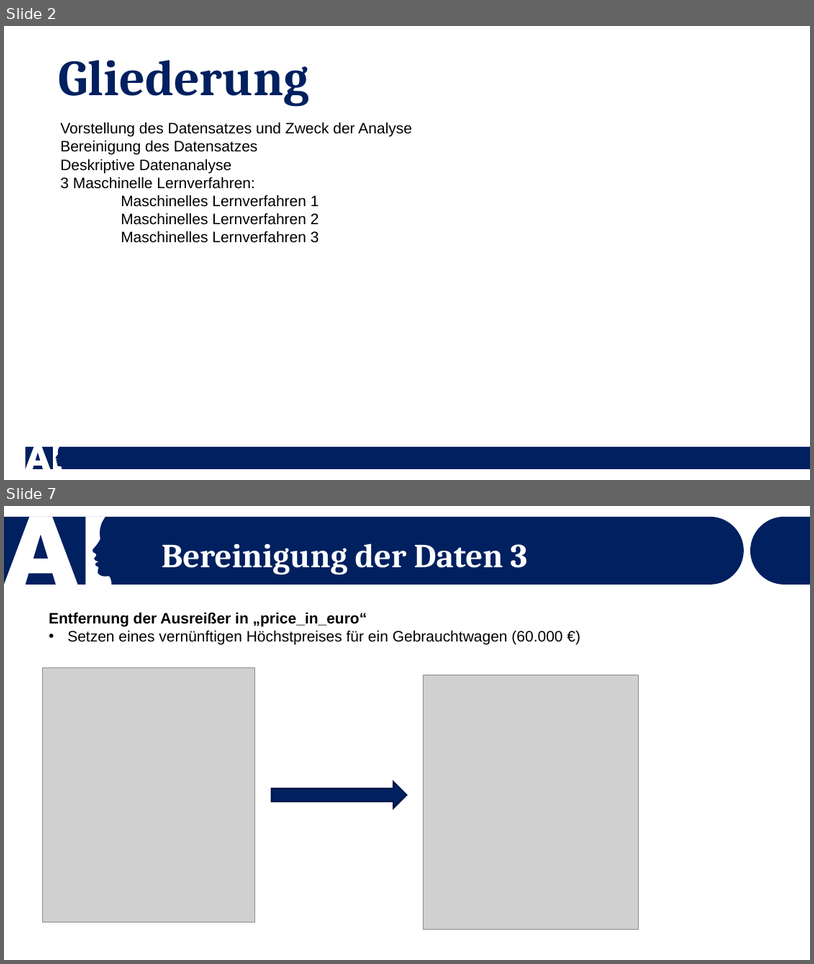
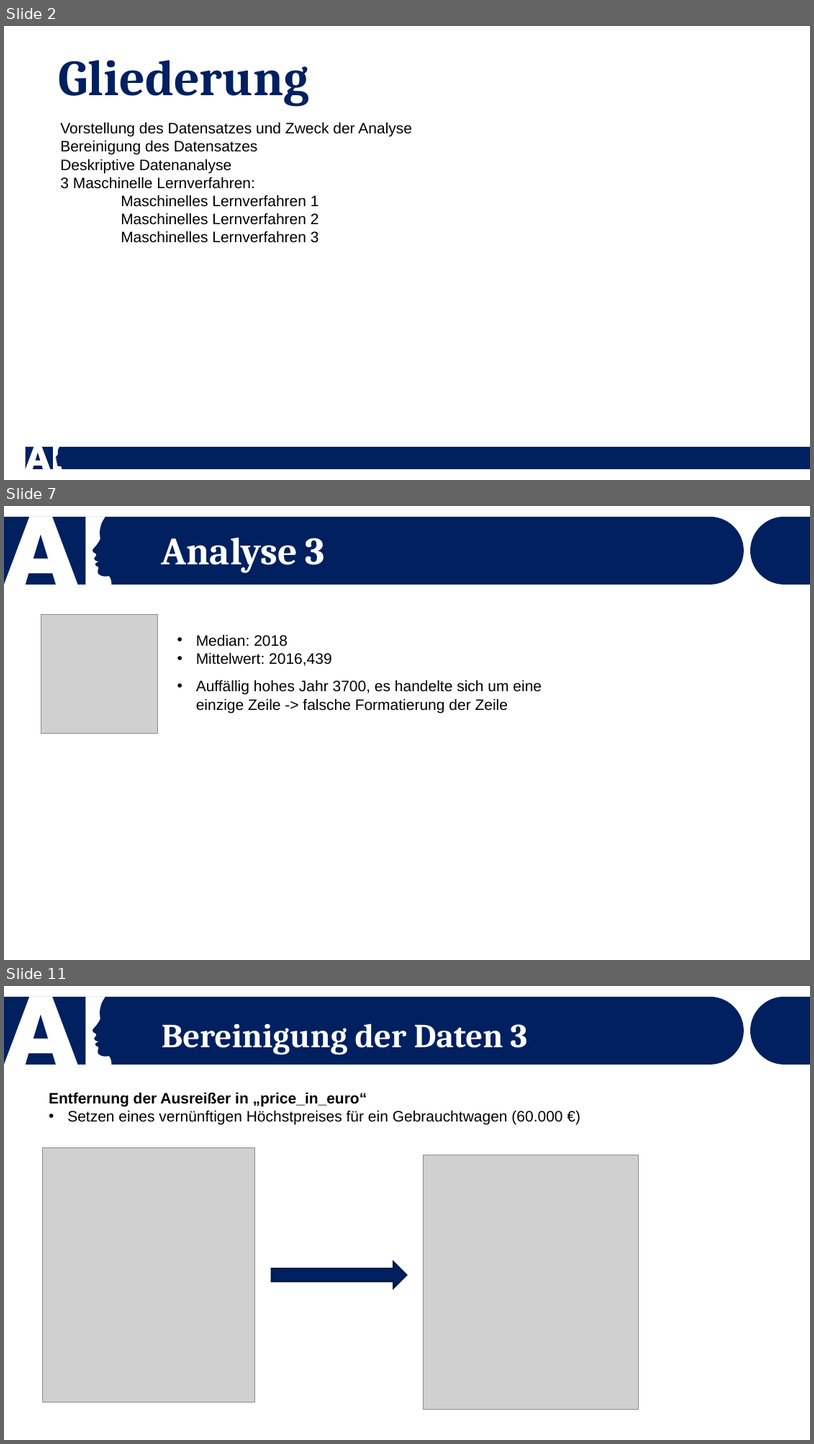
Before and after one commit to Dewin154/Projekt_Machine_Learning, a slide deck: Präsentation_Vorlage.pptx. Shown one above the other, each under a label of ours: slides 2 and 7 before the commit, slides 2, 7 and 11 after it; the slides between them are not shown. The pictures are 814x964 and 814x1444 pixels, drawn with LibreOffice and Linux fonts; fonts in the diff are those of the drawing; grey boxes stand for pictures. Boxes give left, top, right and bottom in pixels: in the first picture for what was removed or moved away, otherwise in the second. Text is boxed around its words. In the diff, an @@ line names an element or a change of style, - is before the commit and + after.

```diff
--- a/Präsentation_Vorlage.pptx
+++ b/Präsentation_Vorlage.pptx
@@ slide 7 added at box(4, 506, 810, 960), background #FFFFFF; not listed: 3 template elements that a slide beside it also shows @@
@@ text added at box(162, 537, 324, 573), 46 pt, text #FFFFFF, bold @@
+Analyse 3
@@ picture added at box(41, 614, 157, 733) @@
@@ text added at box(196, 634, 332, 666), 18 pt, text #000000 @@
+• Median: 2018
+• Mittelwert: 2016,439
@@ text added at box(196, 680, 542, 713), 18 pt, text #000000 @@
+• Auffällig hohes Jahr 3700, es handelte sich um eine einzige Zeile -> falsche Formatierung der Zeile
@@ what was slide 7 is now slide 11 @@
```
Also in this commit, not shown: 8 slides changed, 3 other slides added, 2 other files.
